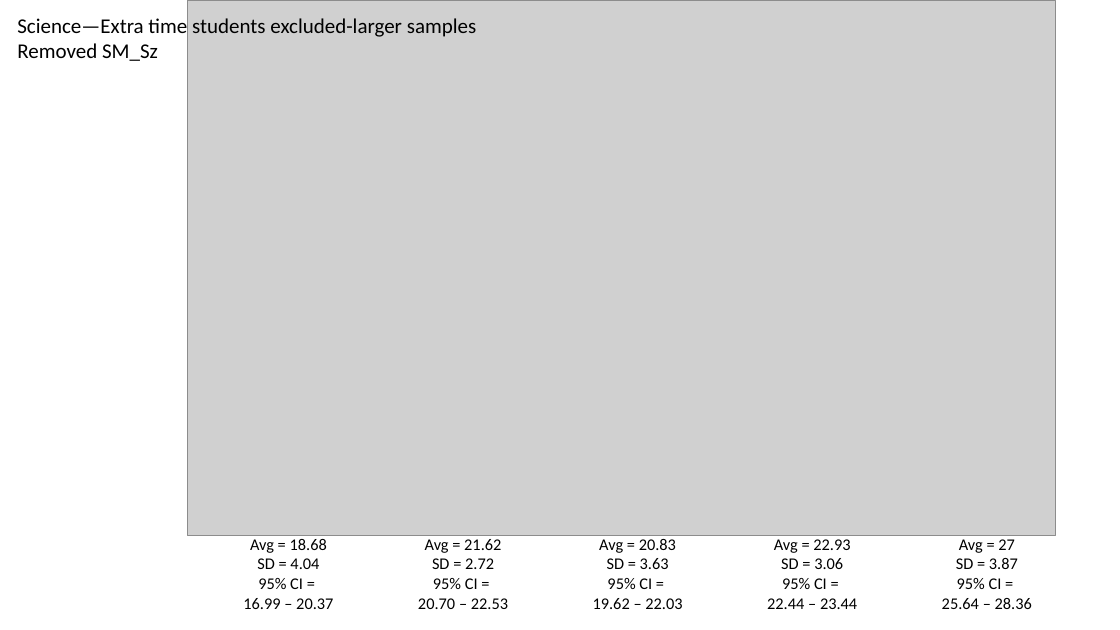
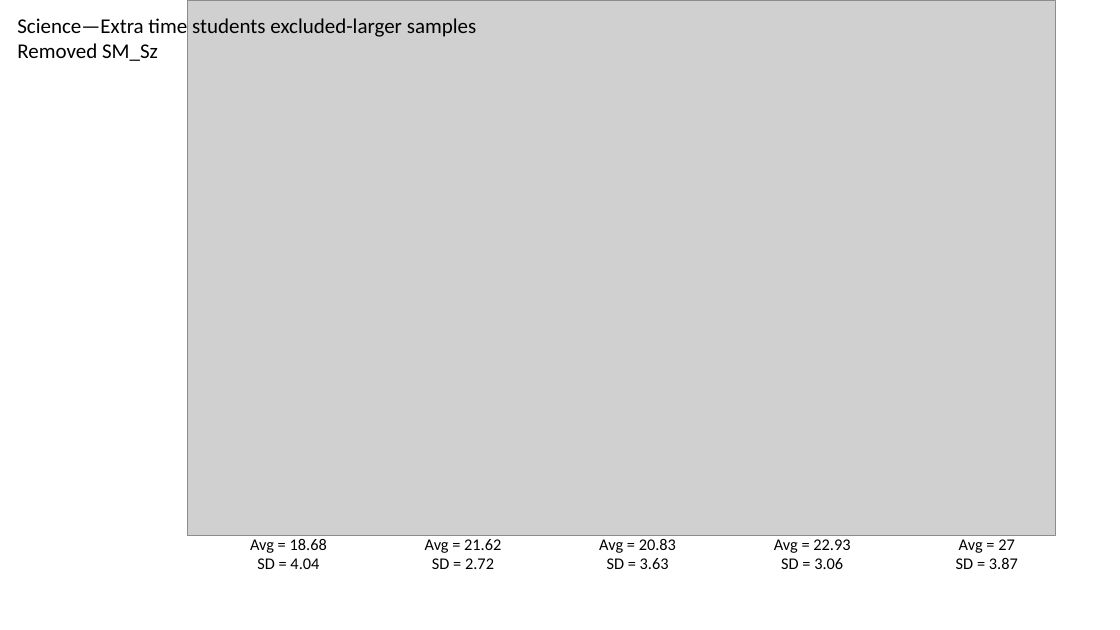
Before and after one commit to fyzhang18/Mindprint, a slide deck: slide 4 of ACT_Trees_R.pptx. Drawn at 1120x630 pixels with LibreOffice and Linux fonts; fonts in the diff are those of the drawing; grey boxes stand for pictures. Boxes give left, top, right and bottom in pixels: in the first picture for what was removed or moved away, otherwise in the second. Text is boxed around its words. In the diff, an @@ line names an element or a change of style, - is before the commit and + after.

```diff
--- a/ACT_Trees_R.pptx
+++ b/ACT_Trees_R.pptx
@@ text "Avg = 18.68": place and size @@
-text "Avg = 18.68" at (243,539,333,609)
+text "Avg = 18.68" at (250,539,327,569)
@@ text "Avg = 21.62": place and size @@
-text "Avg = 21.62" at (418,539,508,609)
+text "Avg = 21.62" at (425,539,501,569)
@@ text "Avg = 27": place and size @@
-text "Avg = 27" at (942,539,1032,609)
+text "Avg = 27" at (956,539,1018,569)
@@ text at (243,578,333,609): paragraphs removed @@
-95% CI =
-16.99 – 20.37
@@ text at (418,578,508,609): paragraphs removed @@
-95% CI =
-20.70 – 22.53
@@ text at (593,578,682,609): paragraphs removed @@
-95% CI =
-19.62 – 22.03
@@ text at (767,578,857,609): paragraphs removed @@
-95% CI =
-22.44 – 23.44
@@ text at (942,578,1032,609): paragraphs removed @@
-95% CI =
-25.64 – 28.36
```
Also in this commit, not shown: 3 other slides changed, 35 other files.
